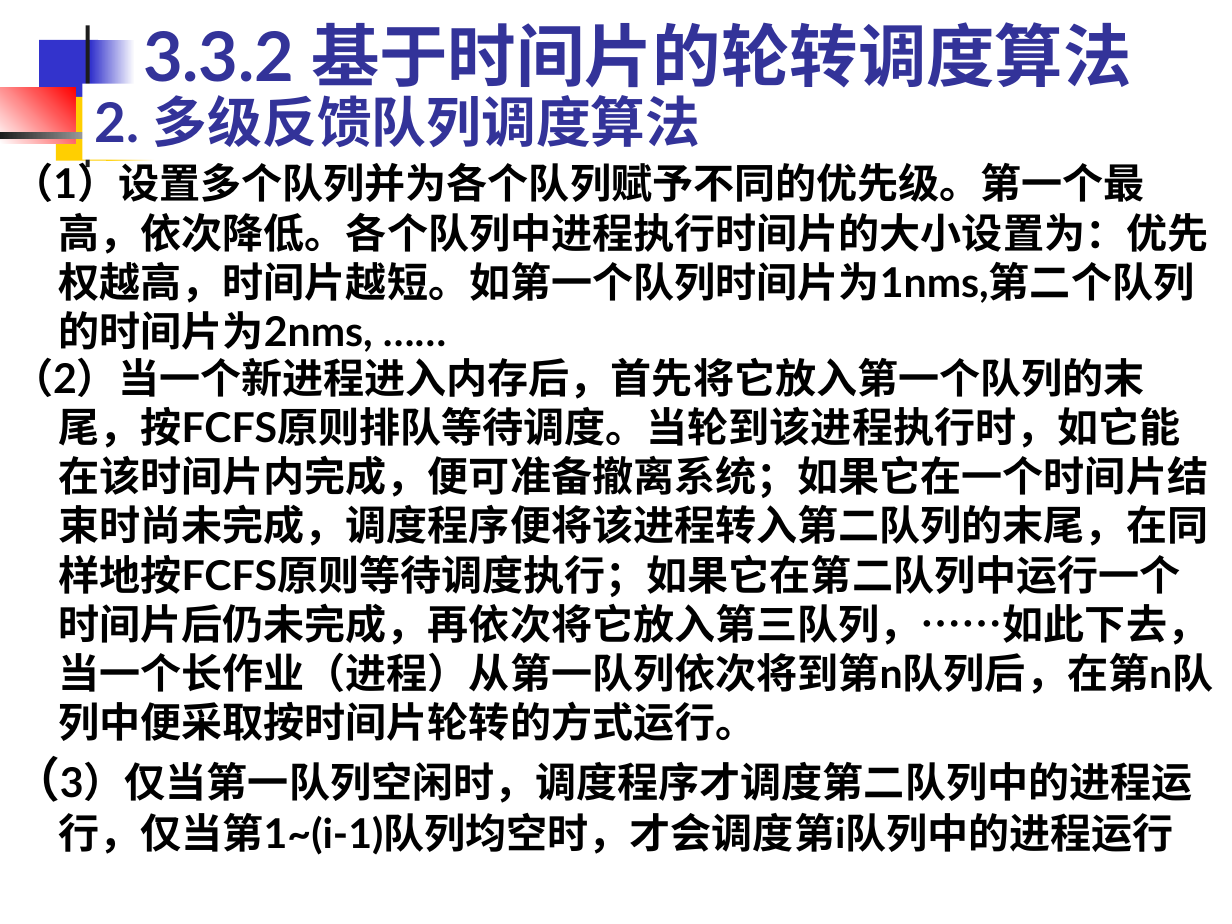
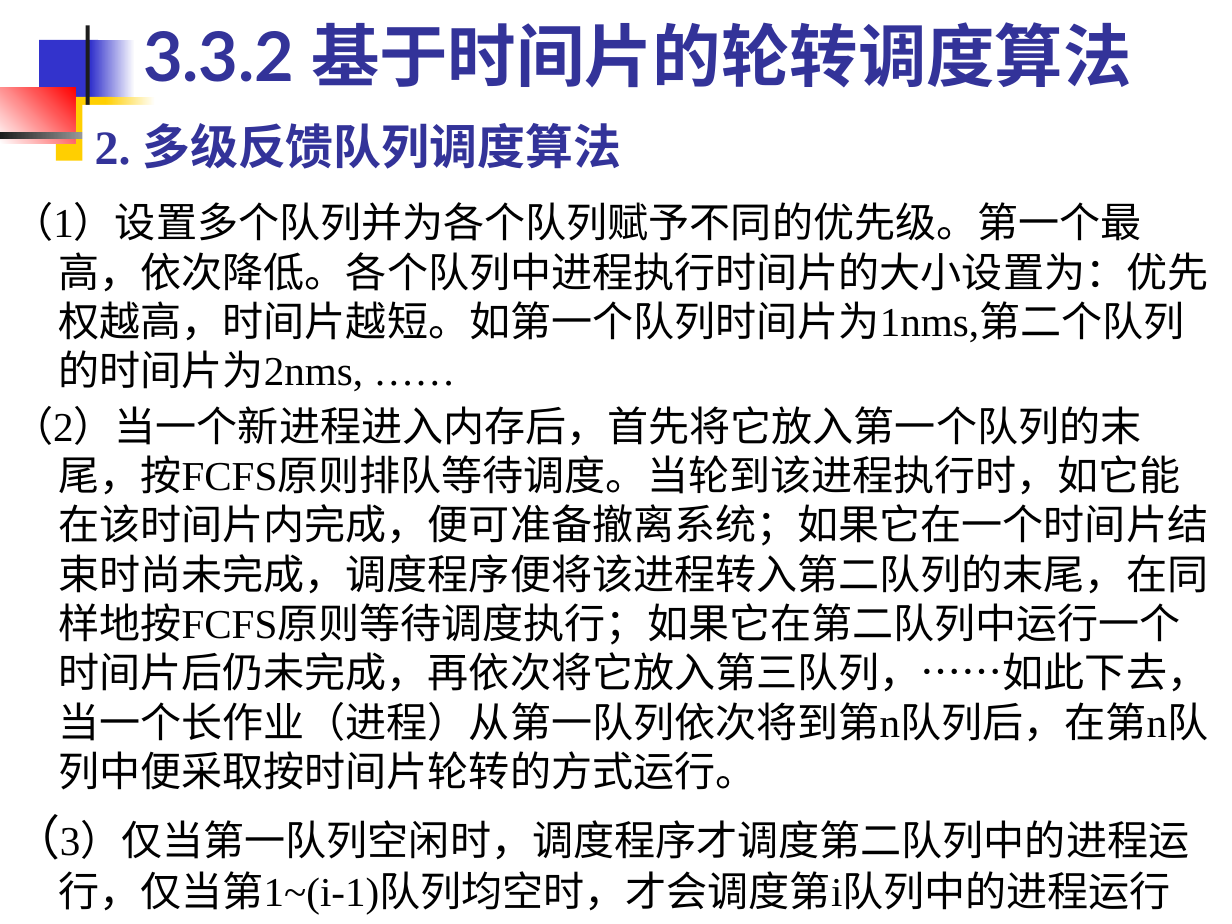
Before and after one commit to edu2act/course-OS, a slide deck: slide 40 of materials/slides/OS_Chap 3.ppt. Drawn at 1232x924 pixels with LibreOffice and Linux fonts; fonts in the diff are those of the drawing. Boxes give left, top, right and bottom in pixels: in the first picture for what was removed or moved away, otherwise in the second. Text is boxed around its words. In the diff, an @@ line names an element or a change of style, - is before the commit and + after.

```diff
--- a/materials/slides/OS_Chap 3.ppt
+++ b/materials/slides/OS_Chap 3.ppt
@@ title "2. 多级反馈队列调度算法": place and size @@
-title "2. 多级反馈队列调度算法" at <box>83,84,1132,160</box>
+title "2. 多级反馈队列调度算法" at <box>95,123,620,169</box>
@@ title "2. 多级反馈队列调度算法" at <box>95,123,620,169</box>: size 32 to 28 pt, font Lato to Times New Roman @@
@@ text "（1）设置多个队列并为各个队列赋予不同的优先级。第一个最高，依次降低。各个队列中进程执行时间片的大小设置为：优先权越高， ...": place and size @@
-text "（1）设置多个队列并为各个队列赋予不同的优先级。第一个最高，依次降低。各个队列中进程执行时间片的大小设置为：优先权越高， ..." at <box>12,156,1209,352</box>
+text "（1）设置多个队列并为各个队列赋予不同的优先级。第一个最高，依次降低。各个队列中进程执行时间片的大小设置为：优先权越高， ..." at <box>12,202,1209,391</box>
@@ text "（2）当一个新进程进入内存后，首先将它放入第一个队列的末尾，按FCFS原则排队等待调度。当轮到该进程执行时，如它能在该时 ...": place and size @@
-text "（2）当一个新进程进入内存后，首先将它放入第一个队列的末尾，按FCFS原则排队等待调度。当轮到该进程执行时，如它能在该时 ..." at <box>12,350,1213,741</box>
+text "（2）当一个新进程进入内存后，首先将它放入第一个队列的末尾，按FCFS原则排队等待调度。当轮到该进程执行时，如它能在该时 ..." at <box>12,406,1208,790</box>
@@ font Lato to Times New Roman, bold off in 3 elements at <box>12,202,1209,391</box>, <box>12,406,1208,790</box>, <box>58,823,1189,915</box> @@
@@ text "（3）仅当第一队列空闲时，调度程序才调度第二队列中的进程运行，仅当第1~(i-1)队列均空时，才会调度第i队列中的进程运 ...": place and size @@
-text "（3）仅当第一队列空闲时，调度程序才调度第二队列中的进程运行，仅当第1~(i-1)队列均空时，才会调度第i队列中的进程运 ..." at <box>58,761,1193,855</box>
+text "（3）仅当第一队列空闲时，调度程序才调度第二队列中的进程运行，仅当第1~(i-1)队列均空时，才会调度第i队列中的进程运 ..." at <box>58,823,1189,915</box>
```
Also in this commit, not shown: 113 other slides changed, 7 other files.
